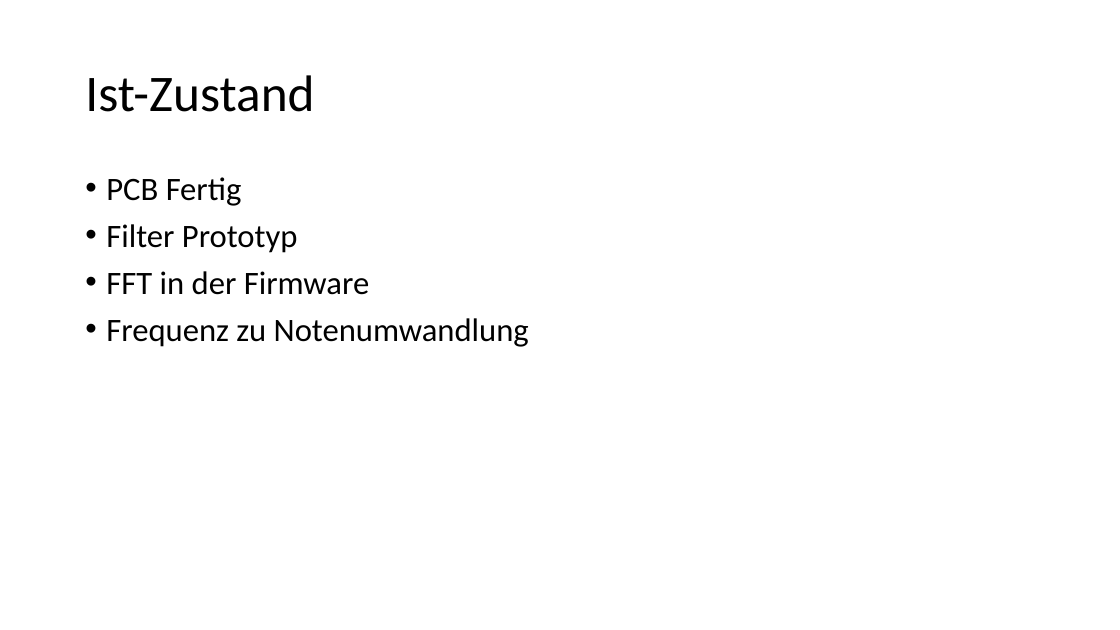
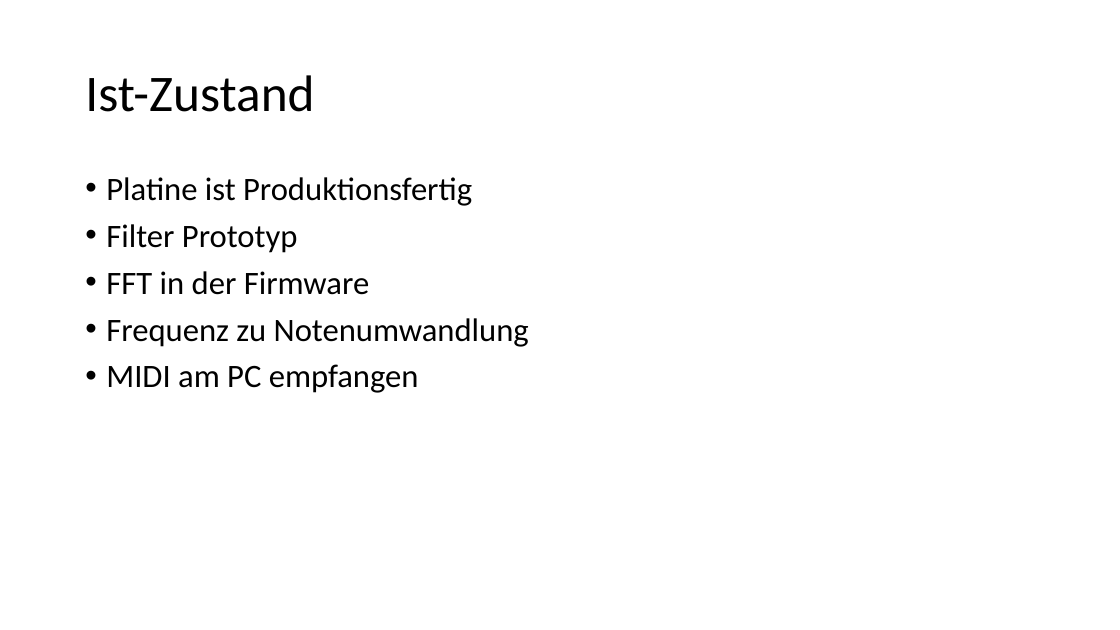
Before and after one commit to s-grundner/MTAP-MIDI-Guitar-Converter, a slide deck: slide 11 of documentation/Entwurf.pptx (slide 10 before the commit). Drawn at 1120x630 pixels with LibreOffice and Linux fonts; fonts in the diff are those of the drawing. Boxes give left, top, right and bottom in pixels: in the first picture for what was removed or moved away, otherwise in the second. Text is boxed around its words. In the diff, an @@ line names an element or a change of style, - is before the commit and + after.

```diff
--- a/documentation/Entwurf.pptx
+++ b/documentation/Entwurf.pptx
@@ text at bbox=[106, 177, 472, 206]: text changed @@
-• PCB Fertig
+• Platine ist Produktionsfertig
@@ text at bbox=[106, 364, 419, 393]: paragraph added @@
+• MIDI am PC empfangen
```
Also in this commit, not shown: 3 other slides changed, 3 slides added, 2 slides removed, 2 other files.
